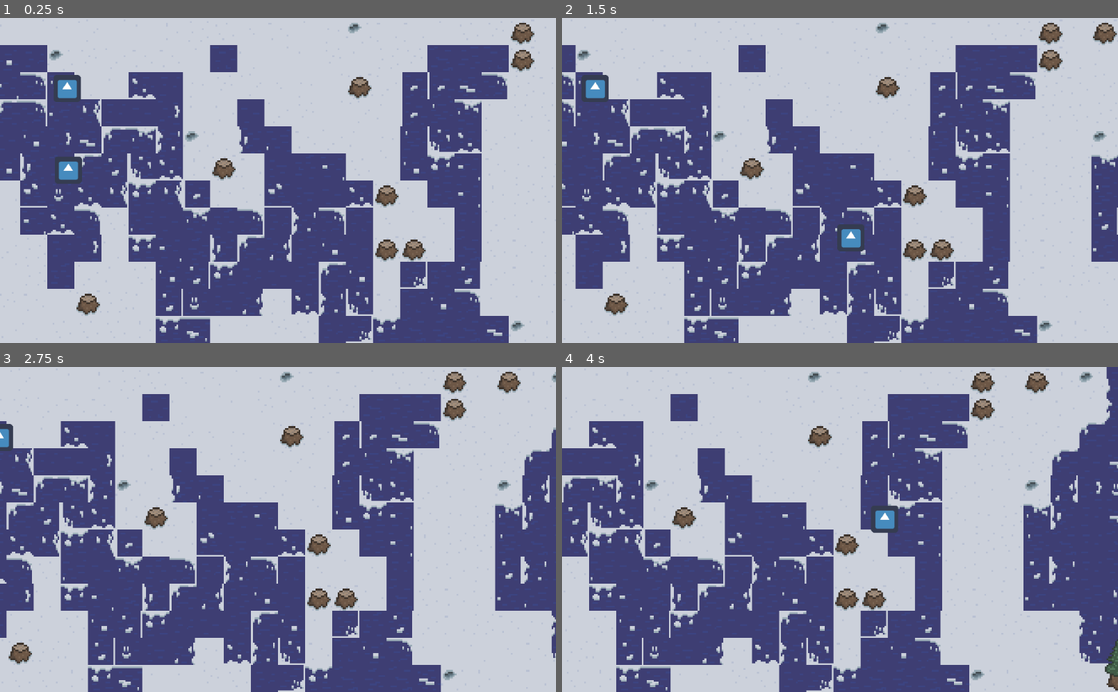
Above: before the commit, frames 1-4 (two rows, left to right).
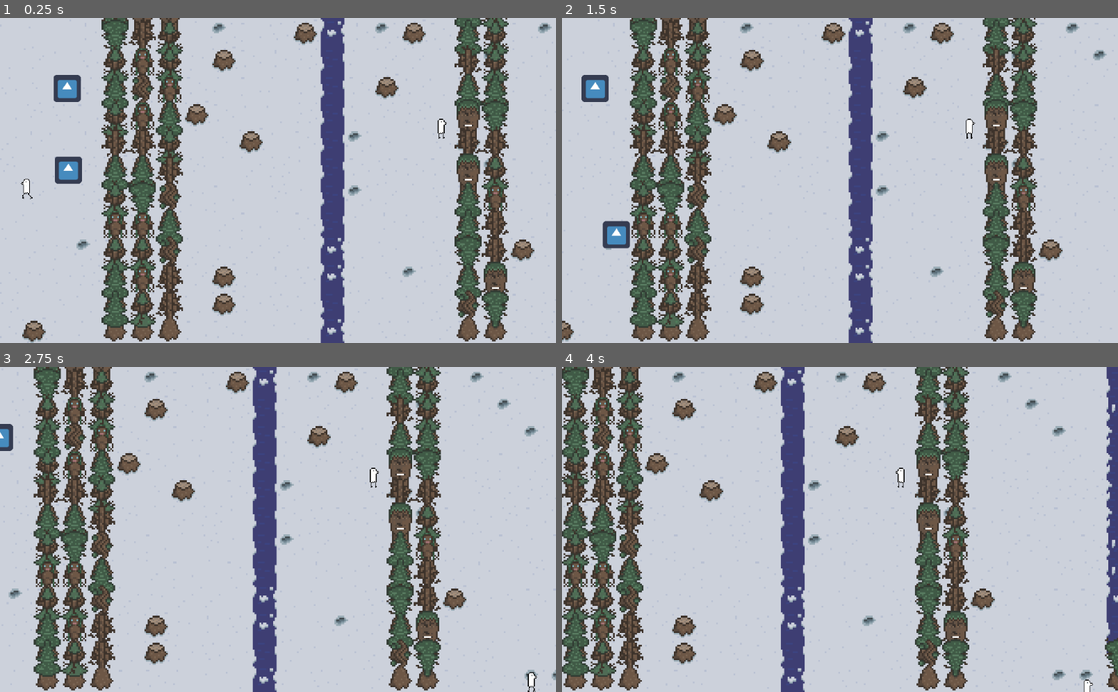
Above: after the commit, the same moments.

Repository: rchin157/gamejamNov2020
Game: Godot game, scene res://Level/Level.tscn
The game is run twice, just before and just after one commit, with the same random seed, the same clock (stepped at 60 frames per second) and the same inputs. The project has no main scene, so this scene is started directly. The engine's default icon, where the game draws it, is replaced by a stand-in: a white triangle on a blue panel in a dark square.
Inputs:
- Up to frame 1 (0.25 s): no input
- Up to frame 2 (1.5 s): tap Enter (ui_accept) at 0.5, 0.77 s; hold Right (ui_right) 0.53-1.28 s; hold Down (ui_down) from 1.28 s (still down)
- Up to frame 3 (2.75 s): tap Enter (ui_accept) at 1.52 s; release Down (ui_down) at 2.03 s; hold Right (ui_right) from 2.03 s (still down)
- Up to frame 4 (4 s): release Right (ui_right) at 2.78 s; hold Up (ui_up) 2.78-3.53 s; tap Enter (ui_accept) at 3.02, 3.77 s; hold Left (ui_left) from 3.53 s (still down)

The runs differ from the first frame. In frame 1, 56% of the frame differs, in the area x 0-100%, y 0-100%; in frame 2, 56%; in frame 3, 55%; in frame 4, 56%.

Commit message:
setpieces

Diff:
--- a/Entities/Beta.tscn
+++ b/Entities/Beta.tscn
@@ -10,7 +10,7 @@
 
 [node name="Beta" type="KinematicBody2D"]
 collision_layer = 22
-collision_mask = 7
+collision_mask = 71
 script = ExtResource( 1 )
 
 [node name="Area2D" type="Area2D" parent="."]
@@ -26,7 +26,7 @@
 scale = Vector2( 2, 2 )
 frames = ExtResource( 2 )
 animation = "idleRight"
-frame = 1
+frame = 6
 playing = true
 [connection signal="body_entered" from="Area2D" to="." method="_on_Area2D_body_entered"]
 [connection signal="body_exited" from="Area2D" to="." method="_on_Area2D_body_exited"]
--- a/Level/Level.tscn
+++ b/Level/Level.tscn
@@ -1,10 +1,13 @@
-[gd_scene load_steps=20 format=2]
+[gd_scene load_steps=21 format=2]
 
 [ext_resource path="res://Scripts/Level.gd" type="Script" id=1]
 [ext_resource path="res://Tiles/WaterTiles.png" type="Texture" id=2]
 [ext_resource path="res://Entities/Player.tscn" type="PackedScene" id=3]
 [ext_resource path="res://Tiles/TILESET.png" type="Texture" id=4]
 
+[sub_resource type="ConvexPolygonShape2D" id=1]
+points = PoolVector2Array( 64, 64, 0, 64, 0, 0, 64, 0 )
+
 [sub_resource type="ConvexPolygonShape2D" id=2]
 points = PoolVector2Array( 64, 64, 0, 64, 0, 0, 64, 0 )
 
@@ -44,10 +47,7 @@
 [sub_resource type="ConvexPolygonShape2D" id=14]
 points = PoolVector2Array( 64, 64, 0, 64, 0, 0, 64, 0 )
 
-[sub_resource type="ConvexPolygonShape2D" id=15]
-points = PoolVector2Array( 64, 64, 0, 64, 0, 0, 64, 0 )
-
-[sub_resource type="TileSet" id=1]
+[sub_resource type="TileSet" id=15]
 0/name = "TILESET.png 0"
 0/texture = ExtResource( 4 )
 0/tex_offset = Vector2( 0, 0 )
@@ -1199,23 +1199,26 @@
 75/navigation_offset = Vector2( 0, 0 )
 75/shape_offset = Vector2( 0, 0 )
 75/shape_transform = Transform2D( 1, 0, 0, 1, 0, 0 )
-75/shape = SubResource( 15 )
+75/shape = SubResource( 14 )
 75/shape_one_way = false
 75/shape_one_way_margin = 1.0
 75/shapes = [ {
 "autotile_coord": Vector2( 0, 0 ),
 "one_way": false,
 "one_way_margin": 1.0,
-"shape": SubResource( 15 ),
+"shape": SubResource( 14 ),
 "shape_transform": Transform2D( 1, 0, 0, 1, 0, 0 )
 } ]
 75/z_index = 0
+
+[sub_resource type="RectangleShape2D" id=16]
+extents = Vector2( 1024, 50 )
 
 [node name="Node2d" type="Node2D"]
 script = ExtResource( 1 )
 
 [node name="TileMap" type="TileMap" parent="."]
-tile_set = SubResource( 1 )
+tile_set = SubResource( 15 )
 format = 1
 
 [node name="Camera2D" type="Camera2D" parent="."]
@@ -1228,3 +1231,20 @@
 
 [node name="Player2" parent="." instance=ExtResource( 3 )]
 position = Vector2( 176.854, 359.189 )
+
+[node name="KinematicBody2D" type="KinematicBody2D" parent="."]
+collision_layer = 64
+collision_mask = 0
+
+[node name="CollisionShape2D" type="CollisionShape2D" parent="KinematicBody2D"]
+position = Vector2( 637.81, -49.4975 )
+shape = SubResource( 16 )
+
+[node name="CollisionShape2D2" type="CollisionShape2D" parent="KinematicBody2D"]
+position = Vector2( 540.078, 816.9 )
+shape = SubResource( 16 )
+
+[node name="CollisionShape2D3" type="CollisionShape2D" parent="KinematicBody2D"]
+position = Vector2( 1360.62, 314.791 )
+rotation = 1.5708
+shape = SubResource( 16 )
--- a/Level/Test Multiplayer.tscn
+++ b/Level/Test Multiplayer.tscn
@@ -14,12 +14,6 @@
 
 [node name="Player2" parent="." instance=ExtResource( 1 )]
 position = Vector2( 1.88775, 120.816 )
-
-[node name="Beta" parent="." instance=ExtResource( 3 )]
-position = Vector2( 486.048, 187.943 )
-
-[node name="Beta2" parent="." instance=ExtResource( 3 )]
-position = Vector2( 362.37, 466.217 )
 
 [node name="KinematicBody" parent="." instance=ExtResource( 4 )]
 position = Vector2( 618.91, 10.9299 )
@@ -44,3 +38,9 @@
 
 [node name="Lantern" parent="." instance=ExtResource( 5 )]
 position = Vector2( 859.041, 251.912 )
+
+[node name="Beta" parent="." instance=ExtResource( 3 )]
+position = Vector2( 486.048, 187.943 )
+
+[node name="Beta2" parent="." instance=ExtResource( 3 )]
+position = Vector2( 640.814, 334.074 )
--- a/Scripts/Beta.gd
+++ b/Scripts/Beta.gd
@@ -13,7 +13,7 @@
 var speed = 100
 var animator
 var facingRight = true
-var walkTimer = 2
+var walkTimer = 4
 var walking = false
 
 var influences = []
@@ -66,7 +66,8 @@
 func _on_Area2D_body_exited(body):
 	influences.erase(body)
 	numAttackers -= 1
-	if numAttackers == 0:
+	if numAttackers <= 0:
+		numAttackers = 0
 		running = false
 		if facingRight:
 			animator.set_animation("idleRight")
--- a/Scripts/Level.gd
+++ b/Scripts/Level.gd
@@ -9,10 +9,10 @@
 var currentScroll = 0
 
 var levelHeight = 12
-var levelWidth = 24
+var levelWidth = 44
 var cellwidth = 64
 var scrollPeriod = 1
-var cellsPassed = levelWidth
+var cellsPassed = 24
 
 var noise = OpenSimplexNoise.new()
 
@@ -20,6 +20,9 @@
 
 var tree = load("res://Entities/Tree.tscn")
 var pun = load("res://Entities/Beta.tscn")
+
+var isSetPiece = false
+var setPieceProgress = 20
 
 onready var tilemap = get_node("TileMap")
 onready var camera = get_node("Camera2D")
@@ -54,6 +57,43 @@
 #var CW = [60]
 #var BUW = [26]
 
+#Fuck me harder
+var spawnset = [[0,0,0,0,0,0,0,0,0,0,0,0], [0,0,0,0,0,0,0,0,0,0,0,0],
+				[0,0,0,0,0,0,0,0,0,0,0,0], [0,0,0,0,0,0,0,0,0,0,0,0],
+				[1,1,1,1,1,1,1,1,1,1,1,1], [1,1,1,1,1,1,1,1,1,1,1,1],
+				[1,1,1,1,1,1,1,1,1,1,1,1], [0,0,0,0,0,0,0,0,0,0,0,0],
+				[0,0,0,0,0,0,0,0,0,0,0,0], [0,0,0,0,0,0,0,0,0,0,0,0],
+				[0,0,0,0,0,0,0,0,0,0,0,0], [0,0,0,0,0,0,0,0,0,0,0,0],
+				[2,2,2,2,2,2,2,2,2,2,2,2], [0,0,0,0,0,0,0,0,0,0,0,0],
+				[0,0,0,0,0,0,0,0,0,0,0,0], [0,0,0,0,0,0,0,0,0,0,0,0],
+				[0,0,0,0,0,0,0,0,0,0,0,0], [1,1,1,1,1,1,1,1,1,1,1,1],
+				[1,1,1,1,1,1,1,1,1,1,1,1], [0,0,0,0,0,0,0,0,0,0,0,0],
+				[0,0,0,0,0,0,0,0,0,0,0,0], [0,0,0,0,0,0,0,0,0,0,0,0],
+				[0,0,0,0,0,0,0,0,0,0,0,0], [0,0,0,0,0,0,0,0,0,0,0,0]]
+var island1 = [[0,0,0,0,0,0,0,0,0,0,0,0], [0,0,0,0,0,0,0,0,0,0,0,0],
+				[0,1,1,0,0,0,0,0,0,0,0,0], [0,1,1,1,0,0,0,0,0,0,0,0],
+				[1,1,1,1,1,0,0,0,0,0,0,0], [2,2,1,1,1,1,0,0,0,0,0,0],
+				[2,2,2,1,1,1,1,0,0,0,0,0], [2,2,2,2,2,1,1,1,0,0,0,0],
+				[2,2,2,2,2,1,0,1,1,0,0,0], [2,2,2,2,2,2,2,1,1,0,0,0],
+				[2,2,2,2,2,2,0,1,1,0,0,0], [0,2,2,2,2,0,0,1,1,1,0,0],
+				[0,2,2,2,2,1,1,1,1,1,0,0], [2,2,2,2,1,1,1,1,0,1,1,0],
+				[2,2,2,0,0,1,1,1,1,1,0,0], [2,1,1,1,1,1,1,1,1,1,0,0],
+				[1,1,1,1,1,1,1,1,1,0,0,0], [1,1,1,1,1,1,1,1,1,0,0,0],
+				[1,1,1,1,1,1,1,0,1,1,0,0], [0,0,0,0,0,0,0,0,1,1,0,0],
+				[1,0,0,0,0,0,0,1,1,1,1,0], [0,0,0,0,0,0,0,0,0,0,0,0]]
+var island2 = [[0,0,0,0,0,0,0,0,0,0,0,0], [0,0,0,0,0,0,0,0,0,0,0,0],
+				[0,0,0,0,0,0,0,0,0,0,0,0], [0,0,0,0,0,0,0,0,0,0,0,0],
+				[0,0,0,0,0,0,0,0,0,0,0,0], [0,0,0,0,0,0,0,0,0,0,0,0],
+				[0,0,0,0,0,0,0,0,0,0,0,0], [0,0,0,0,0,0,0,0,0,0,0,0],
+				[0,0,0,0,0,0,0,0,0,0,0,0], [0,0,0,0,0,0,0,0,0,0,0,0],
+				[0,0,0,0,0,0,0,0,0,0,0,0], [0,0,0,0,0,0,0,0,0,0,0,0],
+				[0,0,0,0,0,0,0,0,0,0,0,0], [0,0,0,0,0,0,0,0,0,0,0,0],
+				[0,0,0,0,0,0,0,0,0,0,0,0], [0,0,0,0,0,0,0,0,0,0,0,0],
+				[0,0,0,0,0,0,0,0,0,0,0,0], [0,0,0,0,0,0,0,0,0,0,0,0],
+				[0,0,0,0,0,0,0,0,0,0,0,0], [0,0,0,0,0,0,0,0,0,0,0,0],
+				[0,0,0,0,0,0,0,0,0,0,0,0], [0,0,0,0,0,0,0,0,0,0,0,0]]
+
+var setPieces = [spawnset, island1, island2]
 
 # Called when the node enters the scene tree for the first time.
 func _ready():
@@ -81,44 +121,72 @@
 	for i in range(levelWidth):
 		tiles.append([])
 		tileImgs.append([])
-		tiles[i] = []
-		tileImgs[i] = []
-		for j in range(levelHeight):
-			tiles[i].append([])
-			tileImgs[i].append([])
-			var tileval = tileBias(int(round((noise.get_noise_2d(i * 2, j) + 1.0) * 8.0)))
+		for j in range(levelHeight):
+			tiles[i].append(-1)
+			tileImgs[i].append(-1)
+	for i in range(24):
+		for j in range(levelHeight):
+			var tileval = setPieces[0][i][j]
 			tiles[i][j] = tileval
 			tileImgs[i][j] = tileImgSelect(tileval)
 			tilemap.set_cell(i, j, tileImgs[i][j])
+			if tileval == 1:
+				var treeNode = tree.instance()
+				treeNode.set_position(Vector2(i * 64 + 32, j * 64))
+				add_child(treeNode)
+			if tileval == 0 and rng.randi_range(0, 50) == 10:
+				var punode = pun.instance()
+				punode.set_position(Vector2(i * 64 + 32, j * 64))
+				add_child(punode)
+	for i in range(2, levelWidth):
+		for j in range(levelHeight):
+			#Checks if it is water
+			var watertile = checkWater(i - 2, j)
+			if watertile != -1:
+				#print(watertile)
+				tileImgs[i - 2][j] = watertile
+				tilemap.set_cell(i - 2,j,watertile)
+
 
 func newColumn():
+	var front = levelWidth - 20
 	for i in range(levelWidth - 1):
 		for j in range(levelHeight):
 			tiles[i][j] = tiles[i + 1][j]
 			tileImgs[i][j] = tileImgs[i + 1][j]
 			tilemap.set_cell(i, j, tileImgs[i][j])
+	if isSetPiece:
+		setPieceProgress -= 1
+		if setPieceProgress == 0:
+			isSetPiece = false
+		return
 	for j in range(levelHeight):
 		var tileval = tileBias(int(round((noise.get_noise_2d(cellsPassed * 2, j) + 1.0) * 8.0)))
-		tiles[levelWidth - 1][j] = tileval
-		tileImgs[levelWidth - 1][j] = tileImgSelect(tileval)
-		tilemap.set_cell(levelWidth - 1, j, tileImgs[levelWidth - 1][j])
+		tiles[front - 1][j] = tileval
+		tileImgs[front - 1][j] = tileImgSelect(tileval)
+		tilemap.set_cell(front - 1, j, tileImgs[front - 1][j])
 		# print(tileval)
 		if tileval == 1:
 			var treeNode = tree.instance()
-			treeNode.set_position(Vector2((levelWidth) * 64 + 32, j * 64))
+			treeNode.set_position(Vector2((front) * 64 + 32, j * 64))
 			add_child(treeNode)
 		if tileval == 0 and rng.randi_range(0, 50) == 10:
 			var punode = pun.instance()
-			punode.set_position(Vector2((levelWidth) * 64 + 32, j * 64))
+			punode.set_position(Vector2((front) * 64 + 32, j * 64 + 32))
 			add_child(punode)
 	for j in range(levelHeight):
 		#Checks if it is water
-		var watertile = checkWater(levelWidth - 2, j)
+		var watertile = checkWater(front - 2, j)
 		if watertile != -1:
-			print(watertile)
-			tileImgs[levelWidth - 2][j] = watertile
-			tilemap.set_cell(levelWidth -2,j,watertile)
+			#print(watertile)
+			tileImgs[front - 2][j] = watertile
+			tilemap.set_cell(front - 2,j,watertile)
 	cellsPassed += 1
+	if cellsPassed % 40 == 0: #and rng.randi() % 2 == 0:
+		print("SETPIECE ADDED")
+		addSetpiece(1)
+		isSetPiece = true
+		setPieceProgress = 20
 
 func checkWater(i: int, j: int):
 	if(tiles[i][j] == 2):
@@ -176,7 +244,7 @@
 			14:
 				imageArr = RW
 			15:
-				print('you got a center')
+				#print('you got a center')
 				imageArr = CW
 		return imageArr[rng.randi_range(0,imageArr.size()-1)]
 	return -1;
@@ -213,3 +281,33 @@
 func snap(scroll):
 	for i in range(MultiplayerManager.in_world.size() - 1, -1, -1):
 		MultiplayerManager.in_world[i].bounce_back(-scroll)
+
+func addSetpiece(id):
+	var start = levelWidth - 20
+	for i in range(start, levelWidth):
+		for j in range(levelHeight):
+			tiles[i][j] = setPieces[id][i - start][j]
+			tileImgs[i][j] = tileImgSelect(tiles[i][j])
+			print(tileImgs[i][j])
+			tilemap.set_cell(i, j, tileImgs[i][j])
+	renderSetpiece()
+
+func renderSetpiece():
+	for i in range(levelWidth - 20, levelWidth):
+		for j in range(levelHeight):
+			if tiles[i][j] == 1:
+				var treeNode = tree.instance()
+				treeNode.set_position(Vector2((i + 1) * 64 + 32, j * 64))
+				add_child(treeNode)
+			if tiles[i][j] == 0 and rng.randi_range(0, 50) == 10:
+				var punode = pun.instance()
+				punode.set_position(Vector2((i + 1) * 64 + 32, j * 64 + 32))
+				add_child(punode)
+	for i in range(levelWidth - 20, levelWidth):
+		for j in range(levelHeight):
+			#Checks if it is water
+			var watertile = checkWater(i - 2, j)
+			if watertile != -1:
+				#print(watertile)
+				tileImgs[i - 2][j] = watertile
+				tilemap.set_cell(i - 2,j,watertile)
--- a/project.godot
+++ b/project.godot
@@ -22,17 +22,6 @@
 
 MultiplayerManager="*res://Multiplayer/MultiplayerManage.tscn"
 
-[layer_names]
-
-2d_render/layer_1="Player"
-2d_physics/layer_1="Player"
-2d_render/layer_2="Water"
-2d_physics/layer_2="Water"
-2d_render/layer_3="Tree"
-2d_physics/layer_3="Tree"
-2d_render/layer_4="Item"
-2d_physics/layer_4="Item"
-
 [rendering]
 
 environment/default_environment="res://default_env.tres"
Not shown: 13 places in Level/Level.tscn that only renumber resources
